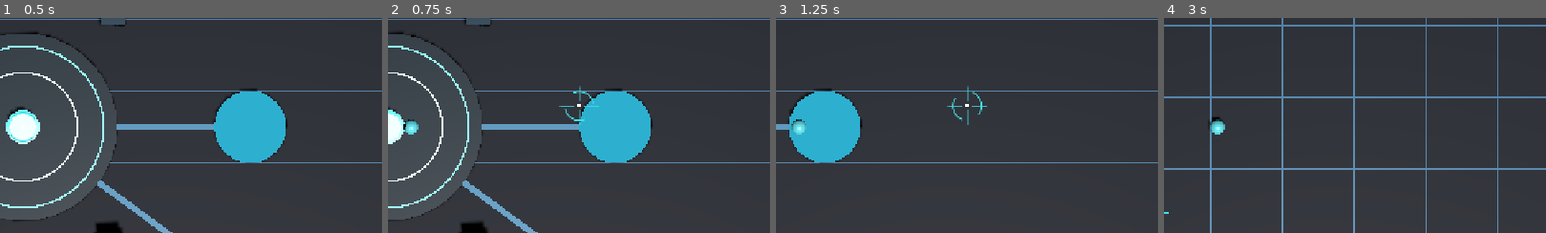
Above: before the commit, frames 1-4 (left to right).
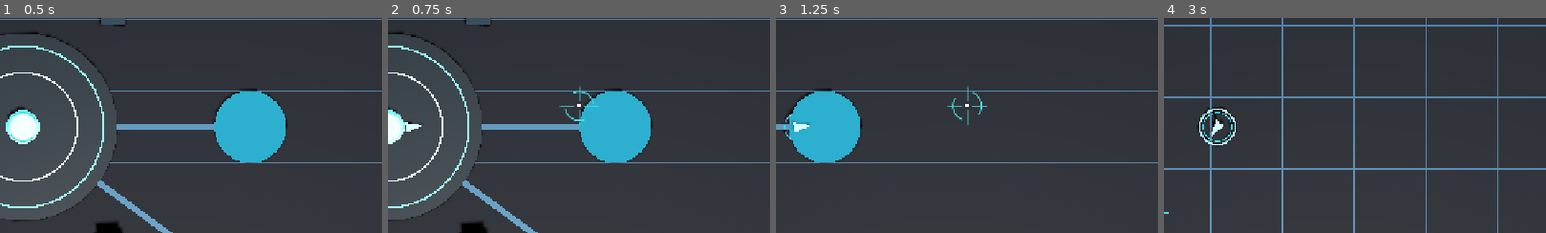
Above: after the commit, the same moments.

Repository: tharu8813/Neon-Void
Game: Godot game, scene res://scenes/main.tscn
The game is run twice, just before and just after one commit, with the same random seed, the same clock (stepped at 60 frames per second) and the same inputs.
Inputs (mouse positions are % of the whole screen's width and height, from its top left):
- Up to frame 1 (0.5 s): no input
- Up to frame 2 (0.75 s): tap Enter at 0.5 s; move the mouse to (72, 45) at 0.52 s; hold D from 0.53 s (still down); hold Q from 0.53 s (still down)
- Up to frame 3 (1.25 s): keep holding D; keep holding Q; tap Space at 0.77 s
- Up to frame 4 (3 s): move the mouse to (30, 55) at 1.27 s; release D at 1.28 s; release Q at 1.28 s; hold S 1.28-2.03 s; tap E at 1.35 s; tap Space at 1.52 s; move the mouse to (60, 28) at 2.02 s; hold D 2.03-2.78 s; hold R 2.03-2.78 s; move the mouse to (45, 70) at 2.77 s; hold W from 2.78 s (still down); tap Shift at 2.85 s
The pictures show only the part of the screen within x 47-97%, y 25-75%; the shares and areas given below are measured in that part.

Frame 1 is identical in both runs. In frame 2, 0.2% of the frame differs, in the area x 4-9%, y 47-55%; in frame 3, 0.3%; in frame 4, 0.8%, in the area x 8-19%, y 41-60%.

Commit message:
feat(godot): replace sphere player/enemies with original type-specific 3D silhouettes

Diff:
--- a/godot/scripts/main.gd
+++ b/godot/scripts/main.gd
@@ -13,6 +13,8 @@
 const Bindings = preload("res://scripts/input/legacy_bindings.gd")
 const Migration = preload("res://scripts/persistence/migration_service.gd")
 const HubGeometry = preload("res://scripts/world/hub_geometry.gd")
+const ActorShapes = preload("res://scripts/visuals/legacy_actor_shapes.gd")
+const EnemyVisual = preload("res://scripts/visuals/legacy_enemy_visual.gd")
 const WORLD_SCALE: float = 0.01
 const HUB_SPAWN: Vector2 = Vector2(1200.0, 780.0)
 # Frozen Python world/session.py BASE_NODES. Use the same 2D pixel coordinates and
@@ -54,6 +56,10 @@
 var hub_marker_groups: Dictionary = {}
 var _base_menu_dismiss_resume: bool = false
 var enemy_visuals: Dictionary = {}
+var avatar_material: StandardMaterial3D
+var avatar_hit_material: StandardMaterial3D
+var avatar_aura: MeshInstance3D
+var avatar_dash: MeshInstance3D
 var hud_frames: int = 0
 var score: int = 0
 var run_kills: int = 0
@@ -76,6 +82,7 @@
 func _ready() -> void:
     assert(camera_3d.projection == Camera3D.PROJECTION_ORTHOGONAL)
     assert(arena_floor.mesh != null and player_visual.mesh != null)
+    _setup_player_visual()
     actor.set("auto_tick", false)
     actor.call("set_input_source", controls)
     actor.set("camera_source", camera_3d)
@@ -736,34 +743,58 @@
         var group: Node3D = hub_marker_groups[id]
         group.visible = mode == str(id)
 
-func _make_enemy_visual(kind: String, boss: bool, radius: float) -> MeshInstance3D:
-    var visual: MeshInstance3D = MeshInstance3D.new()
-    var sphere: SphereMesh = SphereMesh.new()
-    sphere.radius = maxf(0.06, radius * WORLD_SCALE)
-    sphere.height = 2.0 * sphere.radius
-    visual.mesh = sphere
-    var material: StandardMaterial3D = StandardMaterial3D.new()
-    material.albedo_color = Color(1.0, 0.29, 0.20) if boss else Color(0.72, 0.32, 0.90)
-    material.roughness = 0.32
-    material.metallic = 0.23
-    visual.material_override = material
+func _setup_player_visual() -> void:
+    # Use Python draw_player hull in top-down XZ. Keep B's hidden collision
+    # scene untouched; its original radius and aiming rules remain authoritative.
+    player_visual.mesh = ActorShapes.mesh_for("player", 13.0)
+    avatar_material = ActorShapes.lit_material(ActorShapes.color_for("player"))
+    avatar_hit_material = ActorShapes.lit_material(Color("#6b8f9c"))
+    player_visual.material_override = avatar_material
+    avatar_aura = MeshInstance3D.new()
+    avatar_aura.name = "IdentityRing"
+    avatar_aura.mesh = ActorShapes.ring_mesh(0.25)
+    avatar_aura.material_override = ActorShapes.lit_material(Color("#237a92"))
+    avatar_aura.position.y = -0.032
+    player_visual.add_child(avatar_aura)
+    avatar_dash = MeshInstance3D.new()
+    avatar_dash.name = "DashRing"
+    avatar_dash.mesh = ActorShapes.ring_mesh(0.31, 0.030)
+    avatar_dash.material_override = ActorShapes.lit_material(Color("#6ff2ff"))
+    avatar_dash.position.y = -0.030
+    avatar_dash.visible = false
+    player_visual.add_child(avatar_dash)
+
+func _make_enemy_visual(kind: String, boss: bool, radius: float) -> Node3D:
+    # The boss flag must agree with C's catalog; never invent a different
+    # render-only enemy identity from a generic boss/sphere fallback.
+    assert(ActorShapes.COLORS.has(kind), "Missing original Python enemy color")
+    var visual: Node3D = EnemyVisual.new()
+    visual.call("configure", kind, radius)
+    assert(bool(visual.get("boss")) == boss, "C boss identity mismatch")
     enemy_container.add_child(visual)
     return visual
 
 func _update_visuals() -> void:
     var p: Vector3 = actor.global_position
     player_visual.position = p + Vector3(0.0, 0.13, 0.0)
+    player_visual.rotation.y = -float(actor.get("aim_radians"))
+    player_visual.material_override = avatar_hit_material if float(actor.get("invulnerability_t")) > 0.0 \
+        and int(run_frames / 3) % 2 == 0 else avatar_material
+    avatar_dash.visible = float(actor.get("dash_t")) > 0.0
     var active_keys: Dictionary = {}
+    var settings: Dictionary = saved_state.get("settings.json", {})
+    var reduced_motion: bool = bool(settings.get("reduced_effects", false))
     if mode == "combat":
         for enemy in sim.enemies:
             var id: int = int(enemy["id"])
             active_keys[id] = true
-            var visual: MeshInstance3D = enemy_visuals.get(id)
+            var visual: Node3D = enemy_visuals.get(id)
             if visual == null:
                 visual = _make_enemy_visual(str(enemy["kind"]), bool(enemy["boss"]), float(enemy["radius"]))
                 enemy_visuals[id] = visual
             var pos: Vector2 = enemy["pos"]
-            visual.position = Vector3(pos.x * WORLD_SCALE, 0.13, pos.y * WORLD_SCALE)
+            visual.position = Vector3(pos.x * WORLD_SCALE, 0.115, pos.y * WORLD_SCALE)
+            visual.call("sync_state", enemy, reduced_motion)
     for id in enemy_visuals.keys():
         if not active_keys.has(id):
             enemy_visuals[id].queue_free()
@@ -773,10 +804,11 @@
     if mode == "combat":
         for bullet in sim.bullets:
             locations.append(bullet["pos"])
-            tints.append(Color(0.3, 0.9, 1.0))
+            # Original Python C_BULLET (#ccff4d), not P9 placeholder cyan.
+            tints.append(Color("#ccff4d"))
         for bullet in sim.enemy_bullets:
             locations.append(bullet["pos"])
-            tints.append(Color(1.0, 0.43, 0.23))
+            tints.append(Color("#ff9fbb"))
     projectiles.call("set_projectiles", locations, tints)
 
 func _deployed_base() -> Dictionary:
